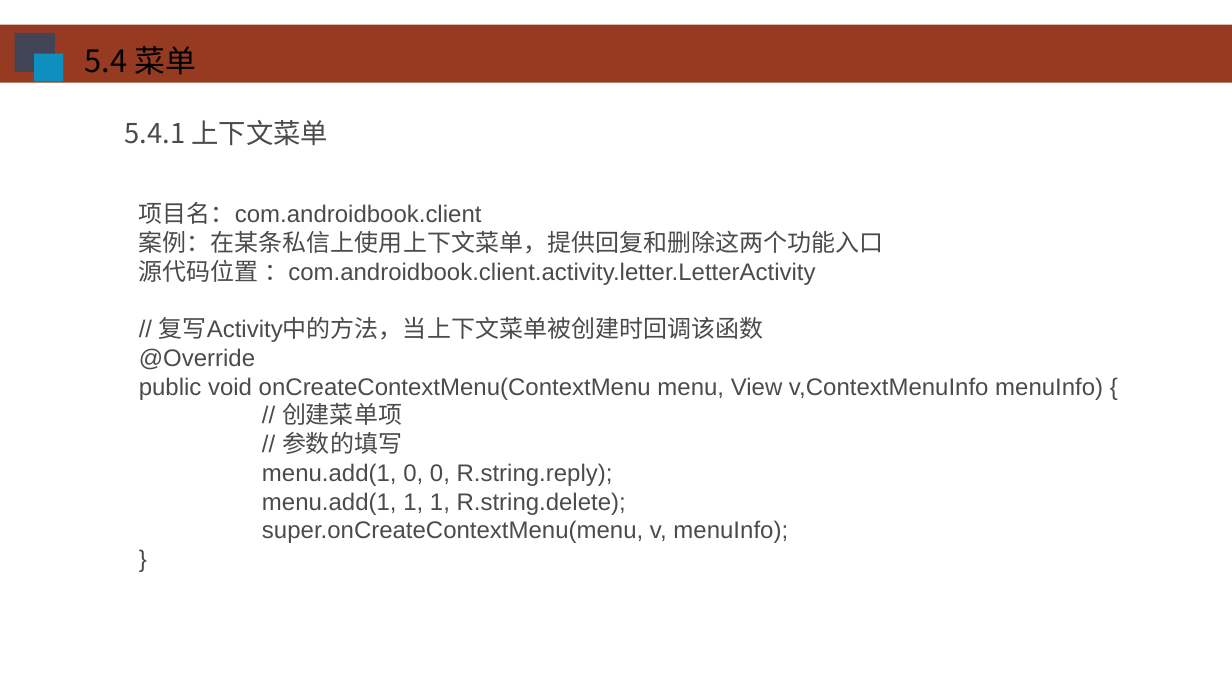
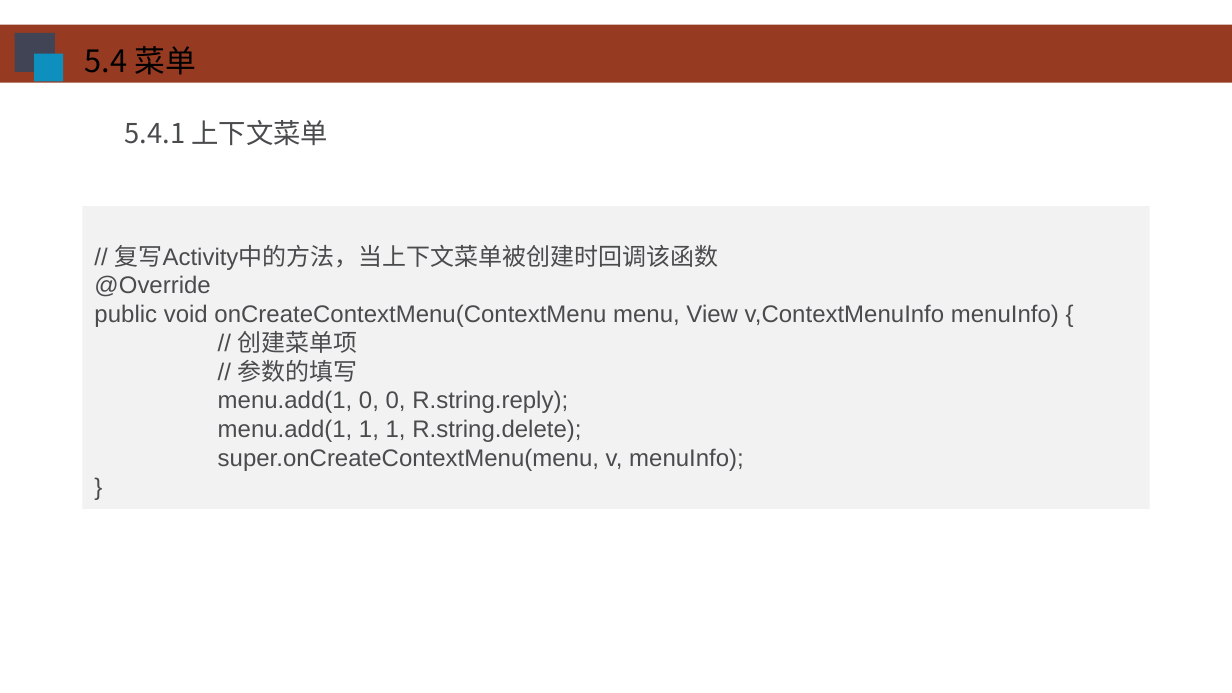
Before and after one commit to HBU/Android-PPT, a slide deck: slide 33 of 05.0 -- 用户界面 -- 第05章.pptx (slide 34 before the commit). Drawn at 1232x693 pixels with LibreOffice and Linux fonts; fonts in the diff are those of the drawing; background and template pictures are left out. Boxes give left, top, right and bottom in pixels: in the first picture for what was removed or moved away, otherwise in the second. Text is boxed around its words. In the diff, an @@ line names an element or a change of style, - is before the commit and + after.

```diff
--- a/05.0 -- 用户界面 -- 第05章.pptx
+++ b/05.0 -- 用户界面 -- 第05章.pptx
@@ rectangle "// 复写Activity中的方法，当上下文菜单被创建时回调该函数": place and size @@
-rectangle "// 复写Activity中的方法，当上下文菜单被创建时回调该函数" at bbox=[139, 202, 1103, 543]
+rectangle "// 复写Activity中的方法，当上下文菜单被创建时回调该函数" at bbox=[83, 206, 1149, 509]
@@ rectangle "// 复写Activity中的方法，当上下文菜单被创建时回调该函数" at bbox=[83, 206, 1149, 509]: fill none to #F2F2F2 @@
@@ text in rectangle at bbox=[139, 202, 884, 285]: paragraphs removed @@
-项目名：com.androidbook.client
-案例：在某条私信上使用上下文菜单，提供回复和删除这两个功能入口
-源代码位置 ：com.androidbook.client.activity.letter.LetterActivity
```
Also in this commit, not shown: 43 other slides changed, 1 slide added, 4 slides removed.
